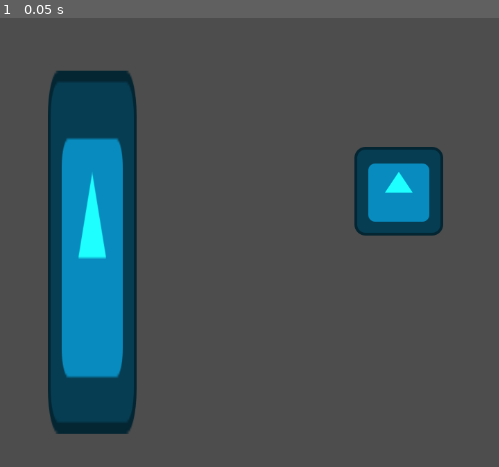
Above: before the commit, frame 1.
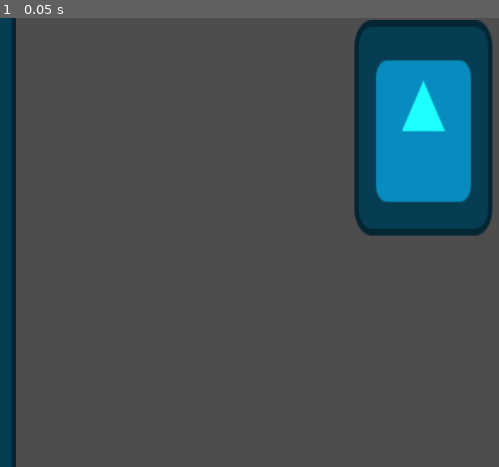
Above: after the commit, the same moment.

Repository: bezark/my-cool-project
Game: Godot game, scene res://icon.tscn
Two runs of this game, one before a commit and one after it. Both use one fixed random seed, a clock stepped at 60 frames per second and the inputs below. The engine's default icon, where the game draws it, is replaced by a stand-in: a white triangle on a blue panel in a dark square.
Inputs:
- Up to frame 1 (0.05 s): no input

The runs differ from the first frame. In frame 1, 29% of the frame differs, in the area x 0-99%, y 0-100%.

Commit message:
Update icon.tscn

Diff:
--- a/lab2demo/icon.tscn
+++ b/lab2demo/icon.tscn
@@ -5,7 +5,8 @@
 
 [node name="Icon" type="Sprite2D"]
 modulate = Color(0.117647, 1, 1, 1)
-position = Vector2(575, 250)
+position = Vector2(610.5, 158.5)
+scale = Vector2(1.55469, 2.42969)
 texture = ExtResource("1_b4oc8")
 
 [node name="John" parent="." instance=ExtResource("2_5g6b6")]
